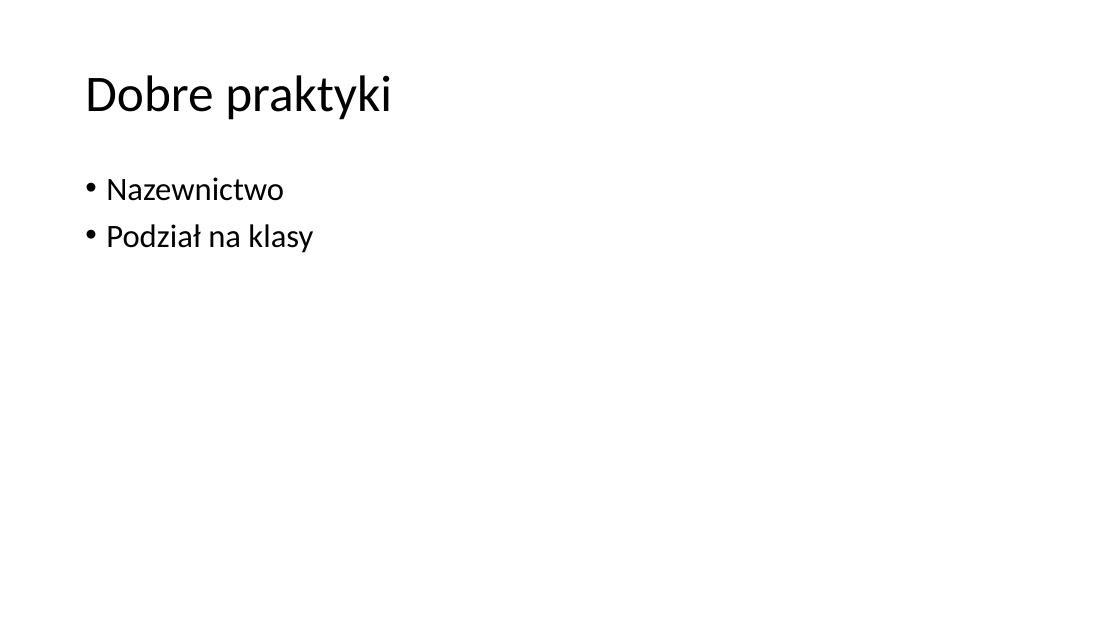
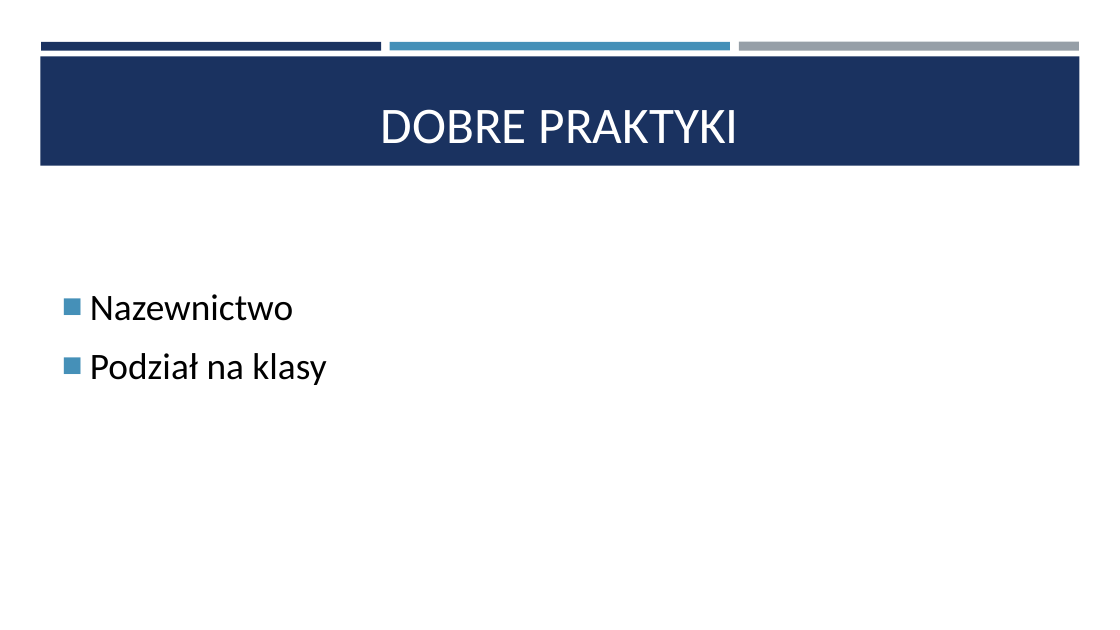
Before and after one commit to saamed/unit-test-workshops, a slide deck: slide 13 of docs/Testy jednostkowe.pptx (slide 11 before the commit). Drawn at 1120x630 pixels with LibreOffice and Linux fonts; fonts in the diff are those of the drawing. Boxes give left, top, right and bottom in pixels: in the first picture for what was removed or moved away, otherwise in the second. Text is boxed around its words. In the diff, an @@ line names an element or a change of style, - is before the commit and + after.

```diff
--- a/docs/Testy jednostkowe.pptx
+++ b/docs/Testy jednostkowe.pptx
@@ rectangle added at box(40, 56, 1080, 166), fill #1A3260 @@
@@ rectangle added at box(41, 42, 381, 50), fill #1A3260 @@
@@ rectangle added at box(390, 42, 730, 50), fill #4590B8 @@
@@ rectangle added at box(739, 42, 1079, 51), fill #969FA7 @@
@@ title "DOBRE PRAKTYKI" at box(381, 109, 739, 144): vertical alignment middle to bottom @@
@@ title at box(381, 109, 739, 144): text changed; text colour #000000 to #FFFFFF @@
-Dobre praktyki
+DOBRE PRAKTYKI
@@ text "Nazewnictwo": place and size @@
-text "Nazewnictwo" at box(106, 177, 313, 253)
+text "Nazewnictwo" at box(90, 294, 326, 385)
@@ text "Nazewnictwo" at box(90, 294, 326, 385): size 28 to 32 pt; bullet • to ■; line spacing 0.9 to 1; more space between paragraphs; vertical alignment top to middle @@
```
Also in this commit, not shown: 9 other slides changed, 5 slides added, 3 slides removed.
